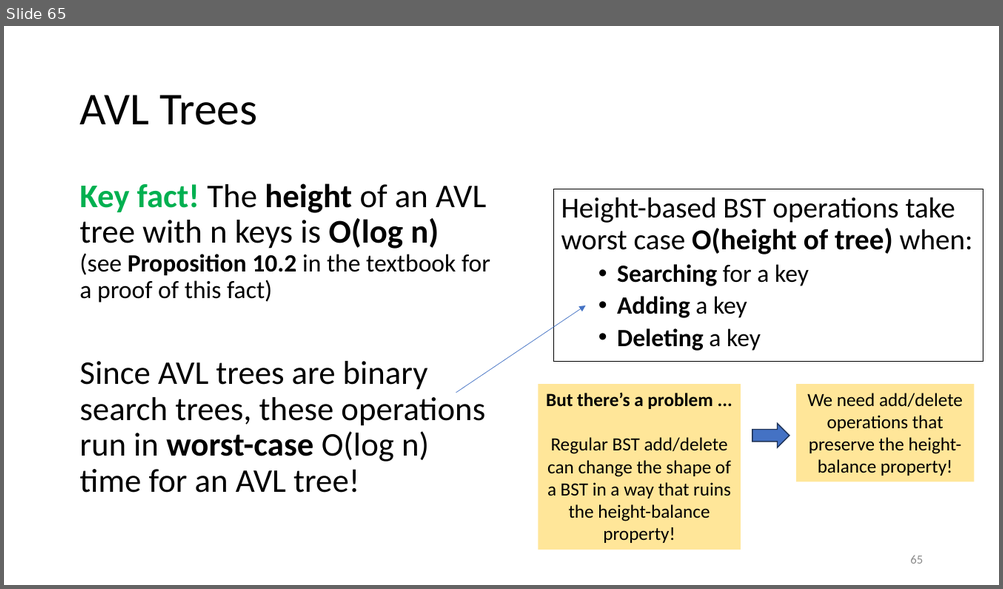
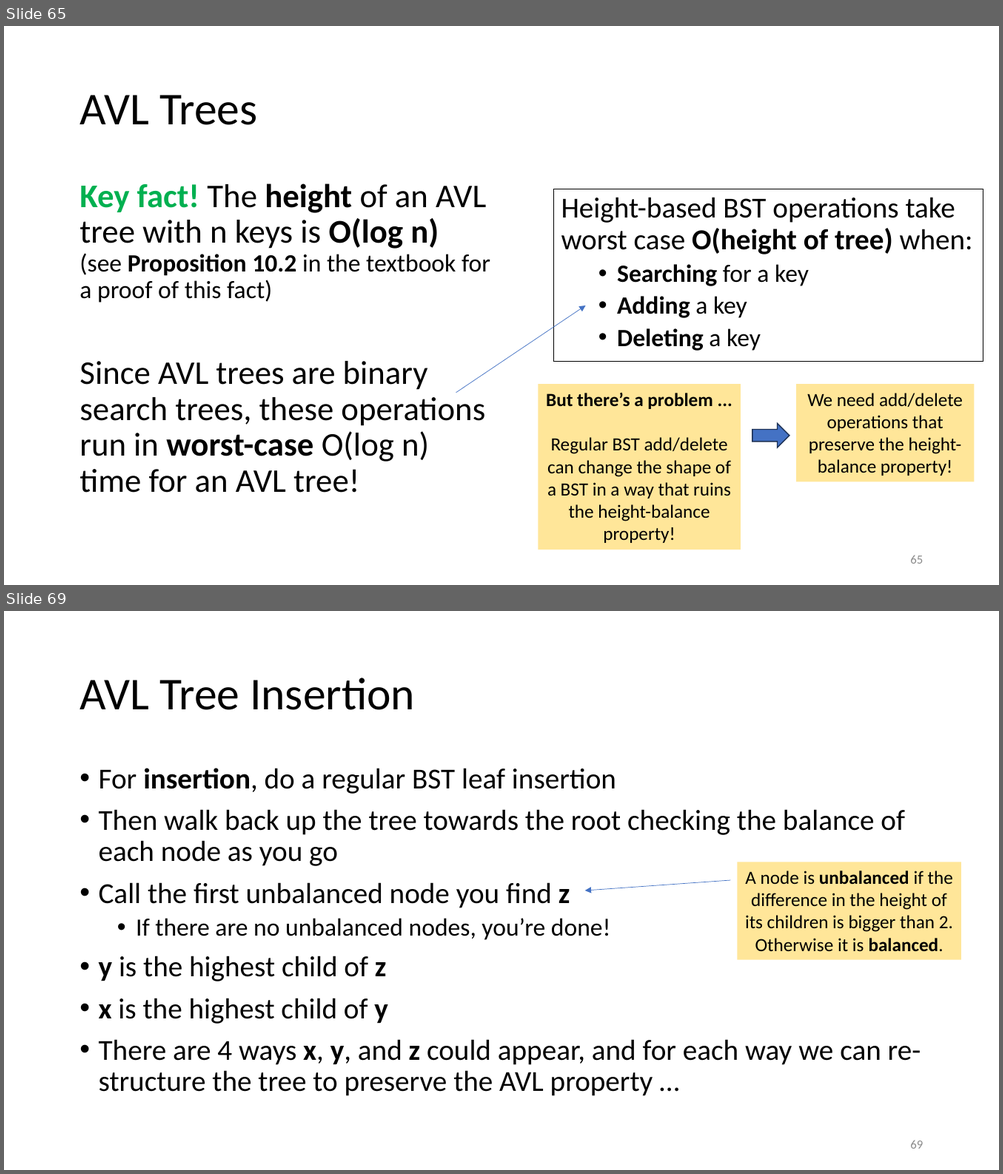
Before and after one commit to tjd1234/cmpt225summer2023, a slide deck: lecture_notes/week10/week10_BST.pptx. Shown one above the other, each under a label of ours: slide 65 before the commit, slides 65 and 69 after it; the slides between them are not shown. The pictures are 1003x589 and 1003x1174 pixels, drawn with LibreOffice and Linux fonts; fonts in the diff are those of the drawing. Boxes give left, top, right and bottom in pixels: in the first picture for what was removed or moved away, otherwise in the second. Text is boxed around its words. In the diff, an @@ line names an element or a change of style, - is before the commit and + after.

```diff
--- a/lecture_notes/week10/week10_BST.pptx
+++ b/lecture_notes/week10/week10_BST.pptx
@@ slide 69 added at (x1=4, y1=611, x2=999, y2=1170), background #FFFFFF @@
@@ title added at (x1=79, y1=678, x2=415, y2=710), 44 pt, text #000000 @@
+AVL Tree Insertion
@@ text added at (x1=99, y1=768, x2=921, y2=1096), 28 pt, text #000000 @@
+• For insertion, do a regular BST leaf insertion
+• Then walk back up the tree towards the root checking the balance of each node as you go
+• Call the first unbalanced node you find z
+  • If there are no unbalanced nodes, you’re done!
+• y is the highest child of z
+• x is the highest child of y
+• There are 4 ways x, y, and z could appear, and for each way we can re-structure the tree to preserve the AVL property …
@@ rectangle added at (x1=737, y1=863, x2=962, y2=960), fill #FFE699, 18 pt, text #000000 @@
+A node is unbalanced if the difference in the height of its children is bigger than 2. Otherwise it is balanced.
@@ arrow added from (731, 880) to (585, 891), #4472C4 0.5 pt @@
@@ page number added at (x1=910, y1=1141, x2=922, y2=1149), 12 pt, text #8C8C8C @@
+69
```
Also in this commit, not shown: 1 slide changed, 8 other slides added.
